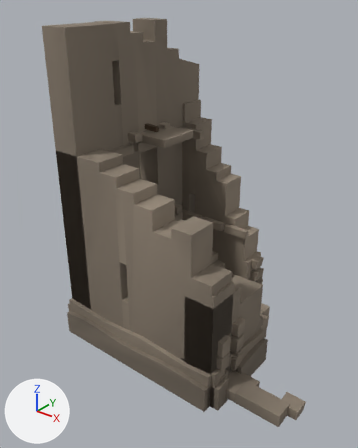
A saved change to the Blender file source_assets/blender/architecture/SM_Watchtower_Ruin.blend.
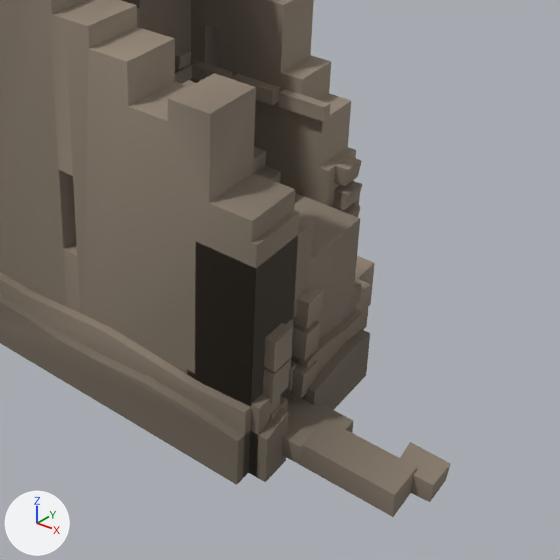
Each version is shown whole from a camera (50 mm lens) standing at (7.96, -10.58, 9.87) and looking at (0.23, -0.91, 3.88), then close up on the part from 26% to 100% of the width and 40% to 100% of the height. The lights are fixed; the arrows at lower left show +X, +Y and +Z. The first two pictures are the older version.

Script lines for the objects in view, before the commit:
```python
me_sm_watchtower_shell = bpy.data.meshes.new('SM_Watchtower_Shell')
me_sm_watchtower_shell.from_pydata(...)  # 1090 vertices, 763 faces; spans x -2.88..4.68, y -2.88..2.88, z 0.0..8.96
# faces by material slot: [711, 24, 28]
me_sm_watchtower_shell.materials.append(mat_mat_tower_stone)
me_sm_watchtower_shell.materials.append(mat_mat_tower_wood)
me_sm_watchtower_shell.materials.append(mat_mat_tower_stoneinner)
me_sm_watchtower_slab_a = bpy.data.meshes.new('SM_Watchtower_Slab_A')
me_sm_watchtower_slab_a.from_pydata(...)  # 36 vertices, 24 faces; spans x 0.0..2.35, y 0.0..1.39, z 0.0..0.95
me_sm_watchtower_slab_a.materials.append(mat_mat_tower_stone)
ob_sm_watchtower_shell = bpy.data.objects.new('SM_Watchtower_Shell', me_sm_watchtower_shell)
ob_sm_watchtower_shell.location = (0.0, 0.0, 0.0)
ob_sm_watchtower_slab_a = bpy.data.objects.new('SM_Watchtower_Slab_A', me_sm_watchtower_slab_a)
ob_sm_watchtower_slab_a.location = (0.0, 0.0, 0.0)
```
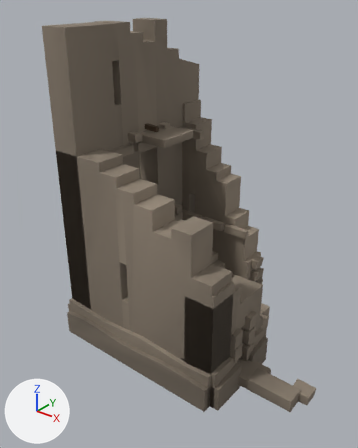
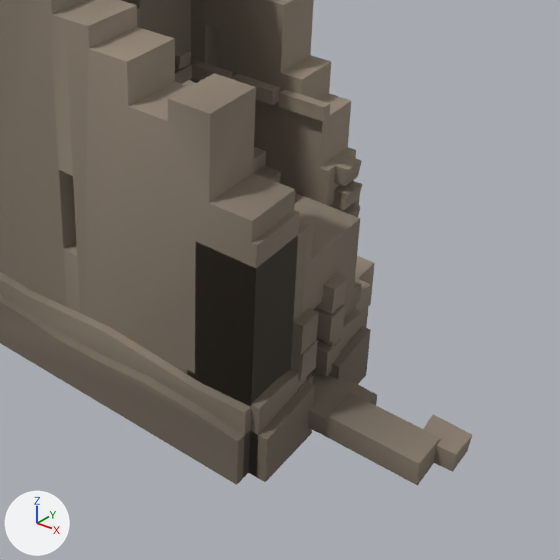
Diff of the bpy script that builds the scene:
```diff
--- a/source_assets/blender/architecture/SM_Watchtower_Ruin.blend.py
+++ b/source_assets/blender/architecture/SM_Watchtower_Ruin.blend.py
@@ me_sm_watchtower_shell @@
-me_sm_watchtower_shell.from_pydata(...)  # 1090 vertices, 763 faces; spans x -2.88..4.68, y -2.88..2.88, z 0.0..8.96
+me_sm_watchtower_shell.from_pydata(...)  # 1086 vertices, 761 faces; spans x -2.88..4.68, y -2.88..2.88, z 0.0..8.96
+# me_sm_watchtower_shell part 1: the loose piece of 8 vertices spanning x 2.37..2.77, y -2.39..-2.03, z 1.02..1.46 is scaled about its middle by (0.996, 0.941, 0.928), then moved by (0.0, 1.26, -0.49)
+# me_sm_watchtower_shell part 2: the loose piece of 8 vertices spanning x 2.36..2.79, y -1.71..-1.38, z 1.21..1.63 is scaled about its middle by (1.01, 1.06, 1.06), then moved by (0.0, -0.05, -0.27)
+# me_sm_watchtower_shell part 3: the loose piece of 8 vertices spanning x 2.36..2.78, y -1.7..-1.38, z 1.7..2.1 is moved by (0.0, 0.59, -0.59)
+# me_sm_watchtower_shell part 4: the loose piece of 8 vertices spanning x 3.12..4.42, y -2.29..-1.75, z 0.19..0.54 is scaled about its middle by (0.306, 0.63, 1.28), then moved by (-1.2, 0.42, 1.21)
+# me_sm_watchtower_shell part 5: the loose piece of 8 vertices spanning x 2.36..2.78, y -1.7..-1.38, z 1.7..2.1 is copied, and the copy is moved by (0.0, 0.6, -0.14); it spans x 2.36..2.79, y -1.11..-0.78, z 1.56..1.96
+# me_sm_watchtower_shell part 6: the loose piece of 8 vertices spanning x 2.29..3.42, y -2.3..-1.47, z 0.18..0.48 is moved by (0.0, 0.6, 0.0)
+# me_sm_watchtower_shell part 7: the loose piece of 8 vertices spanning x 3.12..4.42, y -2.29..-1.75, z 0.19..0.54 is copied, and the copy is moved by (0.0, 0.6, 0.0); it spans x 3.12..4.42, y -1.69..-1.15, z 0.19..0.54
+# me_sm_watchtower_shell part 8: the loose piece of 8 vertices spanning x 4.15..4.68, y -1.86..-1.41, z 0.21..0.5 is moved by (0.0, 0.6, 0.0)
+# me_sm_watchtower_shell part 9: the loose piece of 8 vertices spanning x 2.36..2.78, y -1.71..-1.38, z 0.6..1.0 is deleted
+# me_sm_watchtower_shell part 10: the loose piece of 8 vertices spanning x 2.36..2.79, y -2.38..-2.03, z 1.5..1.94 is deleted
+# me_sm_watchtower_shell part 11: the loose piece of 8 vertices spanning x 2.36..2.78, y -2.39..-2.03, z 0.39..0.83 is deleted
+# me_sm_watchtower_shell part 12
+# 26 vertices are removed from x 1.52..2.88, y -2.17..-0.17, z 0.0..3.05
+# 40 faces are deleted
+# 4 vertices in x 1.52..2.88, y -2.4, z 0.75..1.1 move by (0.0, 0.3, 0.0)
+# 8 vertices move from x 1.52..2.88, y -1.58..-0.17, z 0.69..1.1 to x 1.52..2.88, y -1.58..-0.17, z 0.79..1.1
+# 24 vertices are added at x 1.52..2.88, y -1.79..-0.17, z 0.35..2.52
+# 6 new vertices lie (0.0, -0.81, 0.0) away from vertices in x 1.52..2.88, y -0.17, z 0.0
+# 7 new faces join them, mat_mat_tower_stoneinner
+# 37 new faces join them, mat_mat_tower_stone
 me_sm_watchtower_shell.materials.append(mat_mat_tower_stone)
```

What differs and where, as boxes [x1, y1, x2, y2] in the close-ups (560 x 560 px; the box of a moved part takes in the faces that stretch with it):
'SM_Watchtower_Shell', reshaped: before [0, 0, 450, 517]; after [0, 0, 472, 486]
part 1 of me_sm_watchtower_shell, moved or reshaped: before [263, 359, 291, 403]; after [313, 339, 341, 377]
part 2 of me_sm_watchtower_shell, moved or reshaped: before [292, 321, 320, 361]; after [291, 340, 318, 382]
part 3 of me_sm_watchtower_shell, moved or reshaped: before [293, 286, 323, 329]; after [313, 305, 345, 343]
part 4 of me_sm_watchtower_shell, moved or reshaped: before [299, 418, 417, 517]; after [292, 308, 319, 355]
part 5 of me_sm_watchtower_shell, added (brown): after [316, 273, 347, 314]
part 6 of me_sm_watchtower_shell, moved or reshaped: before [282, 397, 353, 464]; after [308, 371, 377, 436]
part 7 of me_sm_watchtower_shell, added (brown): after [325, 392, 440, 486]
part 8 of me_sm_watchtower_shell, moved or reshaped: before [400, 442, 450, 502]; after [424, 414, 472, 472]
part 9 of me_sm_watchtower_shell, deleted (brown): before [291, 360, 318, 399]
part 10 of me_sm_watchtower_shell, deleted (brown): before [264, 323, 292, 372]
part 11 of me_sm_watchtower_shell, deleted (mostly hidden): before [270, 396, 288, 420]
part 12 of me_sm_watchtower_shell, moved or reshaped: before [251, 196, 370, 482]; after [251, 196, 371, 482]
